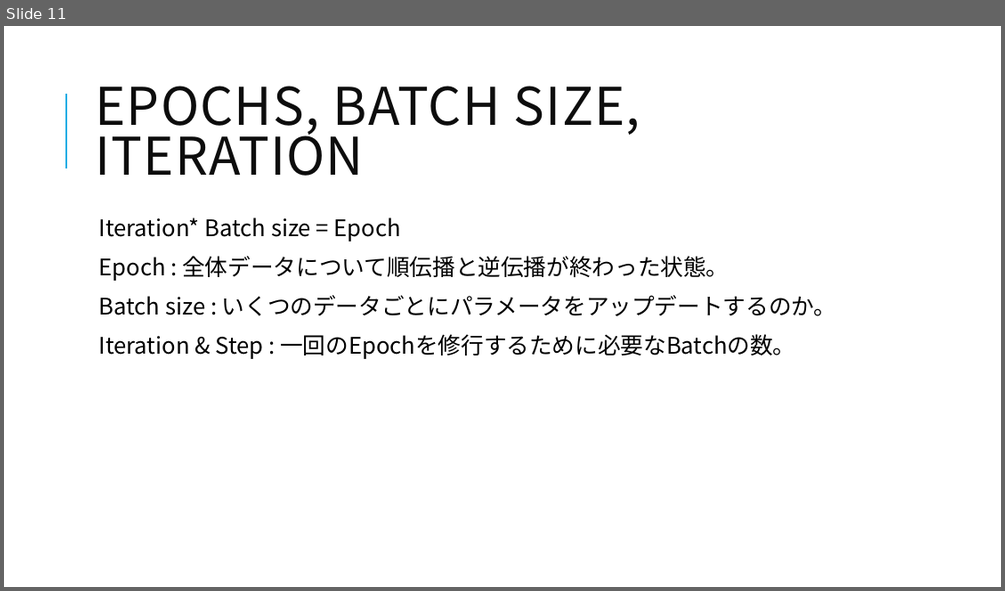
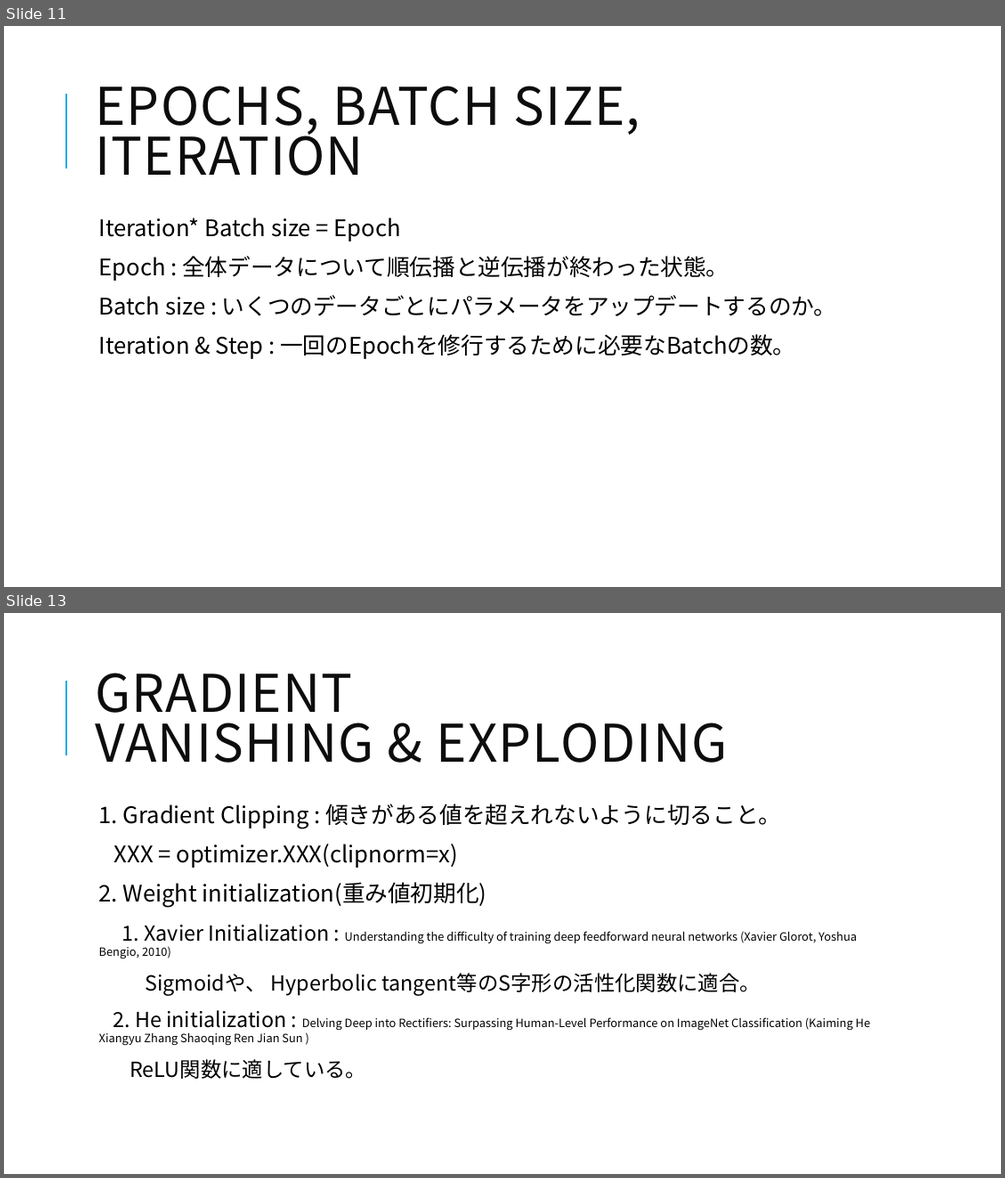
Before and after one commit to Sion1225/Study-Deeplearning-NLP, a slide deck: Presentation/ppt 7.pptx. Shown one above the other, each under a label of ours: slide 11 before the commit, slides 11 and 13 after it; the slides between them are not shown. The pictures are 1005x591 and 1005x1178 pixels, drawn with LibreOffice and Linux fonts; fonts in the diff are those of the drawing. Boxes give left, top, right and bottom in pixels: in the first picture for what was removed or moved away, otherwise in the second. Text is boxed around its words. In the diff, an @@ line names an element or a change of style, - is before the commit and + after.

```diff
--- a/Presentation/ppt 7.pptx
+++ b/Presentation/ppt 7.pptx
@@ slide 13 added at (x1=4, y1=613, x2=1001, y2=1174), background #FFFFFF; not listed: 1 template element that a slide beside it also shows @@
@@ title added at (x1=95, y1=673, x2=728, y2=763), 50 pt, text #0D0D0D @@
+GRADIENT
+VANISHING & EXPLODING
@@ text added at (x1=99, y1=803, x2=870, y2=1078), 11 pt, text #000000 @@
+  1. Gradient Clipping : 傾きがある値を超えれないように切ること。
+  XXX = optimizer.XXX(clipnorm=x)
+  2. Weight initialization(重み値初期化)
+  1. Xavier Initialization : Understanding the difficulty of training deep feedforward neural networks (Xavier Glorot, Yoshua Bengio, 2010)
+  Sigmoidや、 Hyperbolic tangent等のS字形の活性化関数に適合。
+  2. He initialization : Delving Deep into Rectifiers: Surpassing Human-Level Performance on ImageNet Classification (Kaiming He Xiangyu Zhang Shaoqing Ren Jian Sun )
+  ReLU関数に適している。
```
Also in this commit, not shown: 2 other slides added, 1 slide removed.
